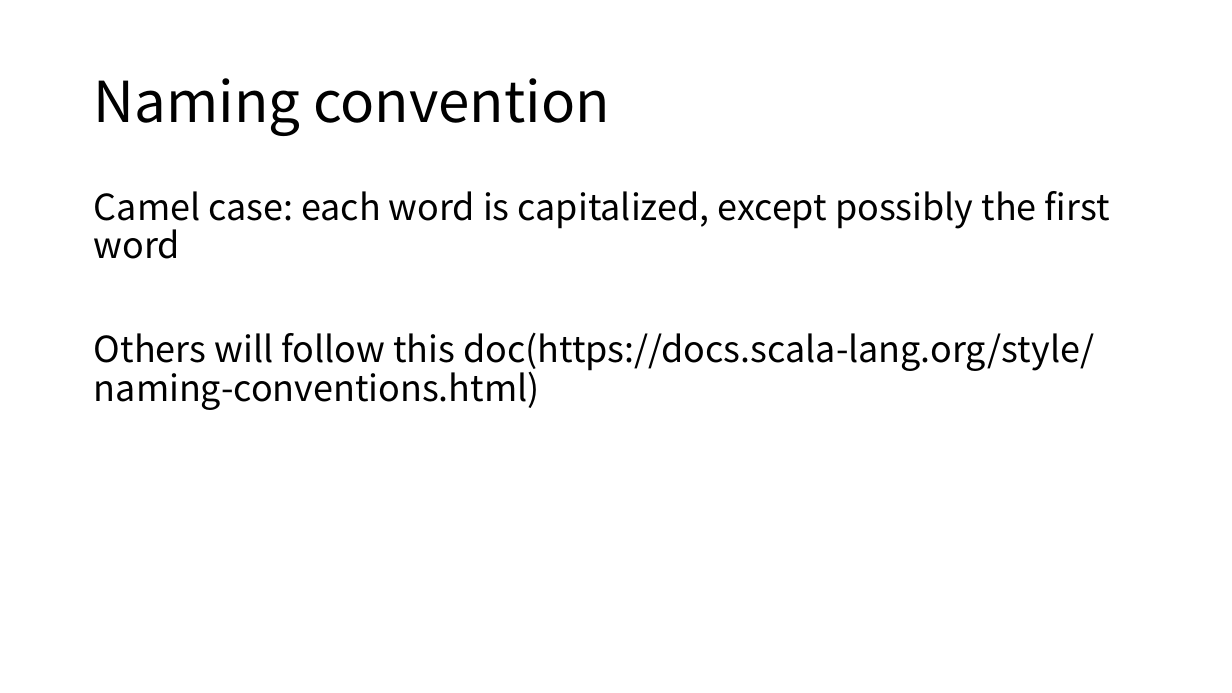
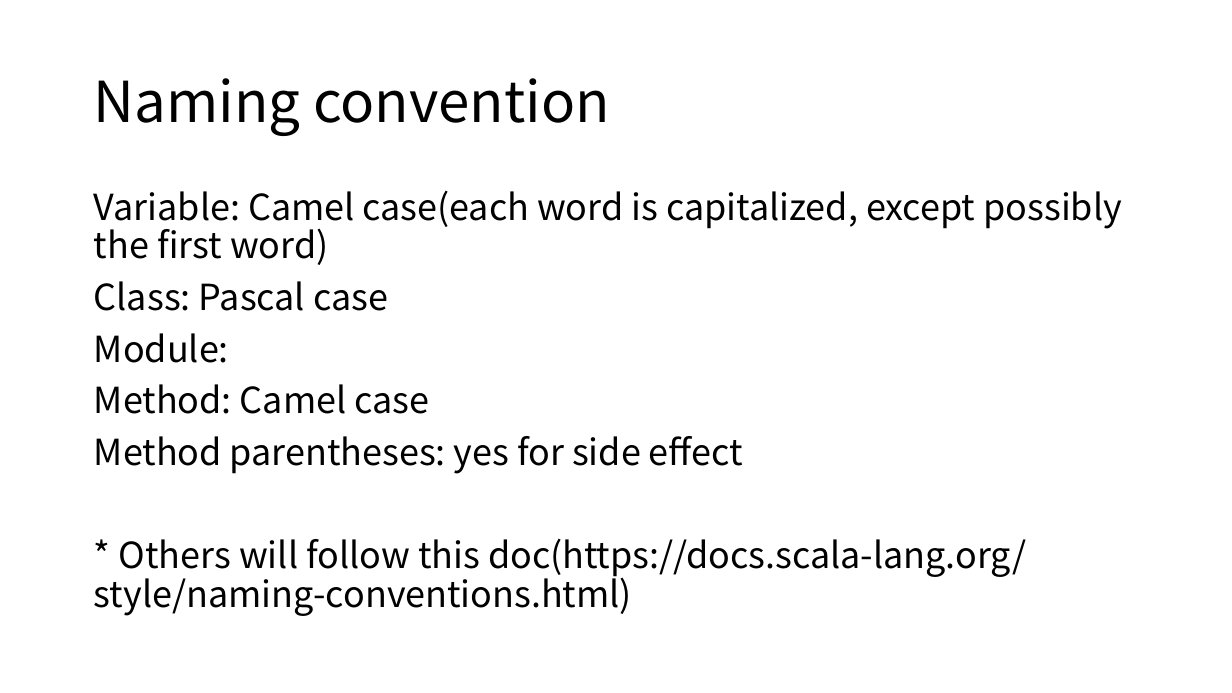
Before and after one commit to GNUp/cs434-doc, a slide deck: slide 4 of project2.pptx. Drawn at 1232x693 pixels with LibreOffice and Linux fonts; fonts in the diff are those of the drawing. Boxes give left, top, right and bottom in pixels: in the first picture for what was removed or moved away, otherwise in the second. Text is boxed around its words. In the diff, an @@ line names an element or a change of style, - is before the commit and + after.

```diff
--- a/project2.pptx
+++ b/project2.pptx
@@ text at [94, 190, 1122, 616]: text changed @@
-Camel case: each word is capitalized, except possibly the first word
-Others will follow this doc(https://docs.scala-lang.org/style/naming-conventions.html)
+Variable: Camel case(each word is capitalized, except possibly the first word)
+Class: Pascal case
+Module:
+Method: Camel case
+Method parentheses: yes for side effect
+* Others will follow this doc(https://docs.scala-lang.org/style/naming-conventions.html)
```
Also in this commit, not shown: 6 other slides changed, 21 slides added, 6 slides removed.
